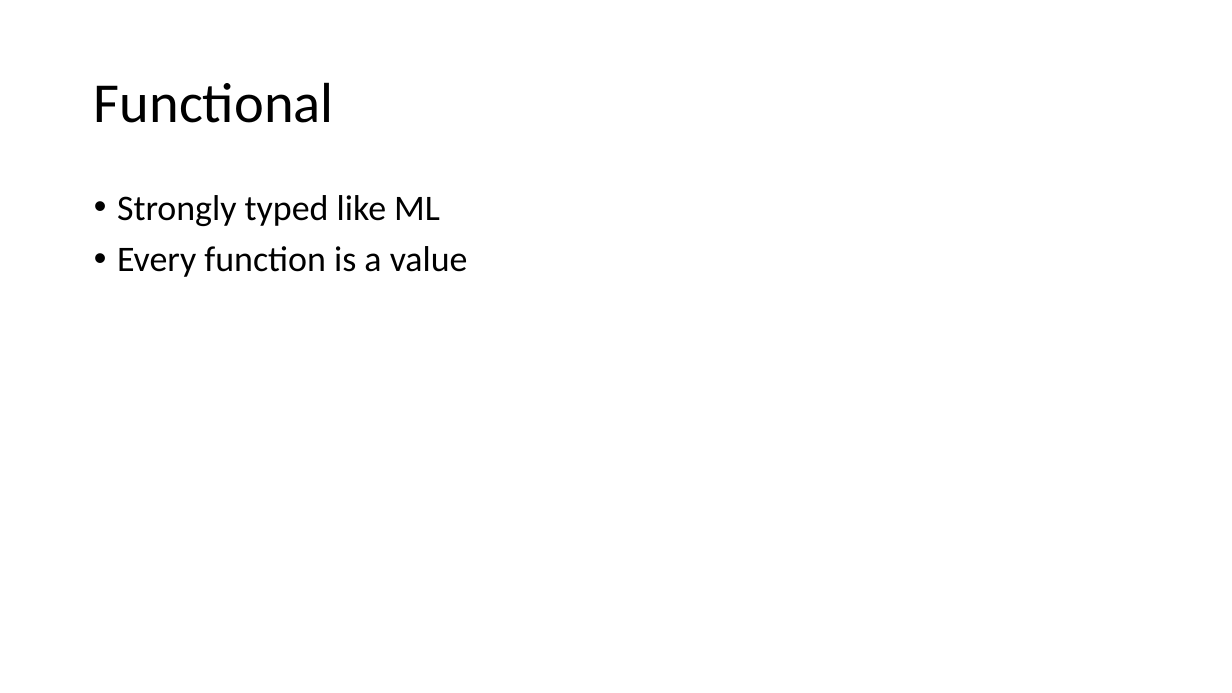
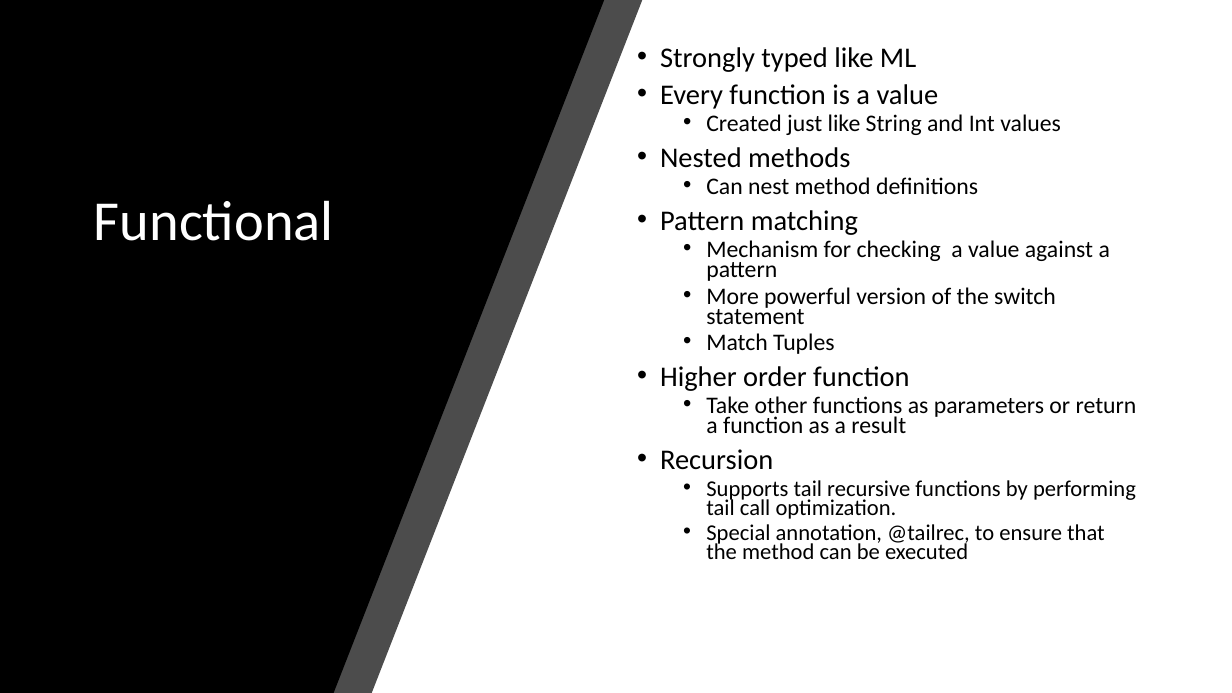
Before and after one commit to anadeem2/IT327ScalaProject, a slide deck: slide 7 of ScalaPresentation.pptx (slide 9 before the commit). Drawn at 1232x693 pixels with LibreOffice and Linux fonts; fonts in the diff are those of the drawing. Boxes give left, top, right and bottom in pixels: in the first picture for what was removed or moved away, otherwise in the second. Text is boxed around its words. In the diff, an @@ line names an element or a change of style, - is before the commit and + after.

```diff
--- a/ScalaPresentation.pptx
+++ b/ScalaPresentation.pptx
@@ freeform shape added at <box>0,0,642,693</box>, fill #000000 at 70% opacity @@
@@ freeform shape added at <box>0,0,604,693</box>, fill #000000 @@
@@ title "Functional": place and size @@
-title "Functional" at <box>94,82,334,123</box>
+title "Functional" at <box>94,200,334,241</box>
@@ title "Functional" at <box>94,200,334,241</box>: text colour #000000 to #FFFFFF @@
@@ text added at <box>660,84,1137,559</box>, 18.5 pt, text #000000 @@
+• Strongly typed like ML
+• Every function is a value
+  • Created just like String and Int values
+• Nested methods
+  • Can nest method definitions
+• Pattern matching
+  • Mechanism for checking a value against a pattern
+  • More powerful version of the switch statement
+  • Match Tuples
+• Higher order function
+  • Take other functions as parameters or return a function as a result
+• Recursion
+  • Supports tail recursive functions by performing tail call optimization.
+  • Special annotation, @tailrec, to ensure that the method can be executed
@@ text removed at <box>117,195,468,277</box> @@
-• Strongly typed like ML
-• Every function is a value
```
Also in this commit, not shown: 2 other slides changed, 12 slides added, 6 slides removed, 28 other files.
